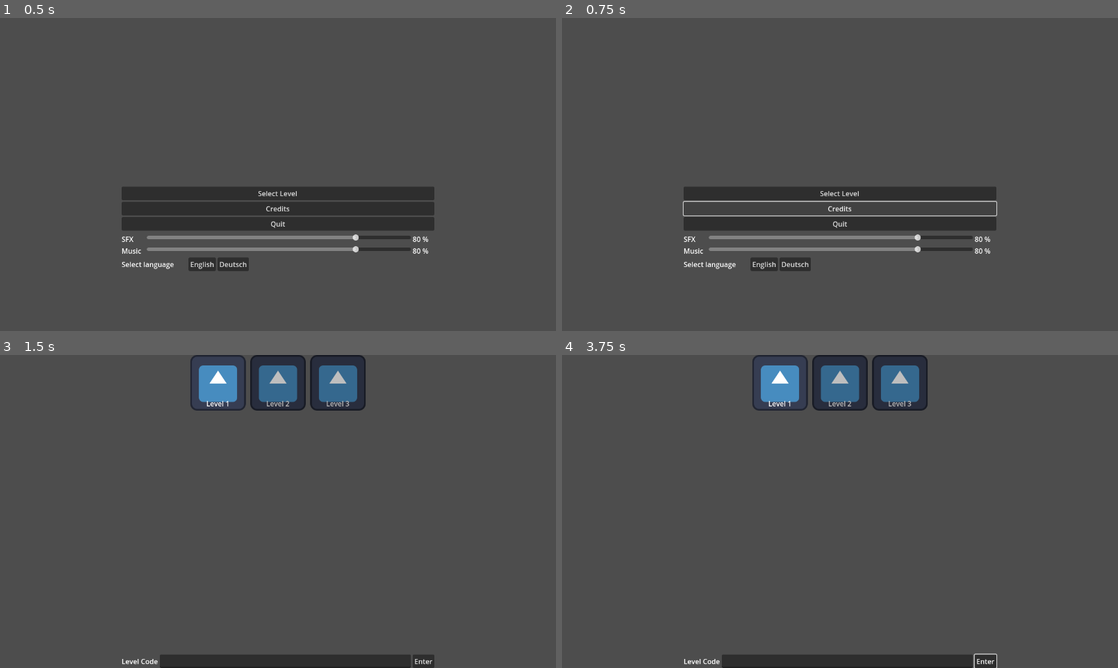
Above: before the commit, frames 1-4 (two rows, left to right).
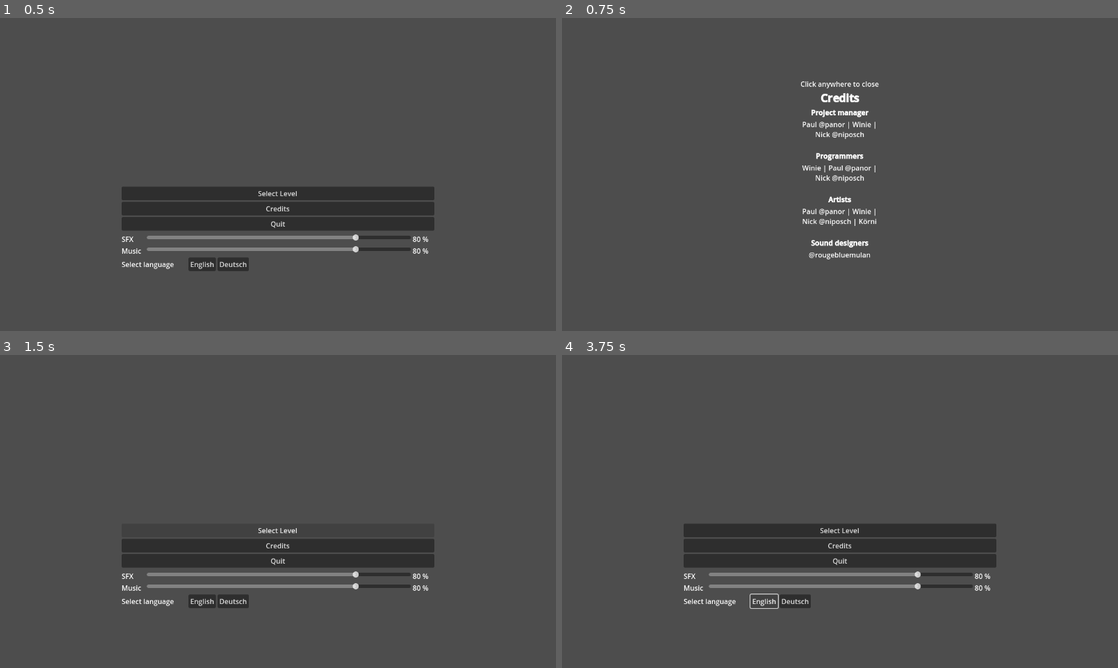
Above: after the commit, the same moments.

Repository: panorb/ludum-dare-56
Game: Godot game, scene res://world.tscn
The game is run twice, just before and just after one commit, with the same random seed, the same clock (stepped at 60 frames per second) and the same inputs. The engine's default icon, where the game draws it, is replaced by a stand-in: a white triangle on a blue panel in a dark square.
Inputs (mouse positions are in pixels of both pictures, inside the frame that each line leads up to):
- Up to frame 1 (0.5 s): no input
- Up to frame 2 (0.75 s): click "Credits" at 0.5 s
- Up to frame 3 (1.5 s): click (278, 530) at 1.25 s, where only the run before the commit has a clickable "Select Level"
- Up to frame 4 (3.75 s): click (984, 661) at 2 s, where only the run before the commit has a clickable "Enter"; click (984, 661) at 2.75 s, where only the run before the commit has a clickable "Enter"; click (762, 602) at 3.5 s, where only the run after the commit has a clickable "English"

Frame 1 is identical in both runs. In frame 2, 8.1% of the frame differs, in the area x 21-79%, y 20-81%; in frame 3, 13%; in frame 4, 15%, in the area x 21-79%, y 0-100%.

Commit message:
Add credits

Diff:
--- /dev/null
+++ b/godot/gui/credits/credits.gd
@@ -0,0 +1,29 @@
+class_name CreditsScene extends Control
+
+const credits_persons := preload("res://gui/credits/credits.json")
+
+@onready var main_v_box_container := %MainVBoxContainer
+
+signal  show_main_menu
+
+func _ready():
+	if credits_persons.data is Dictionary:
+		var persons = credits_persons.data as Dictionary
+		for task_key in persons:
+			var person_names := PackedStringArray(persons[task_key])
+
+			var task_rich_text_label = RichTextLabel.new()
+			task_rich_text_label.text = "[center][b]%s[/b][/center]" % tr(task_key)
+			task_rich_text_label.bbcode_enabled = true
+			task_rich_text_label.fit_content = true
+			main_v_box_container.add_child(task_rich_text_label)
+
+			var person_names_rich_text_label := RichTextLabel.new()
+			person_names_rich_text_label.text = "[center]%s[/center]\n " % " | ".join(person_names)
+			person_names_rich_text_label.bbcode_enabled = true
+			person_names_rich_text_label.fit_content = true
+			main_v_box_container.add_child(person_names_rich_text_label)
+
+func _input(event: InputEvent) -> void:
+	if event is InputEventMouseButton:
+		show_main_menu.emit()
--- /dev/null
+++ b/godot/gui/credits/credits.json
@@ -0,0 +1,21 @@
+{
+	"PROJECT_MANAGER": [
+		"Paul @panor",
+		"Winie",
+		"Nick @niposch"
+	],
+	"PROGRAMMERS": [
+		"Winie",
+		"Paul @panor",
+		"Nick @niposch"
+	],
+	"ARTISTS": [
+		"Paul @panor",
+		"Winie",
+		"Nick @niposch",
+		"Körni"
+	],
+	"SOUND_DESIGNERS": [
+		"@rougebluemulan"
+	],
+}
--- /dev/null
+++ b/godot/gui/credits/credits.tscn
@@ -0,0 +1,31 @@
+[gd_scene load_steps=2 format=3 uid="uid://qp4xpctlgjvb"]
+
+[ext_resource type="Script" path="res://gui/credits/credits.gd" id="1_bmpwl"]
+
+[node name="Credits" type="AspectRatioContainer"]
+anchors_preset = 15
+anchor_right = 1.0
+anchor_bottom = 1.0
+grow_horizontal = 2
+grow_vertical = 2
+size_flags_vertical = 3
+script = ExtResource("1_bmpwl")
+
+[node name="MainVBoxContainer" type="VBoxContainer" parent="."]
+unique_name_in_owner = true
+layout_mode = 2
+size_flags_horizontal = 4
+size_flags_vertical = 4
+alignment = 1
+
+[node name="Label" type="Label" parent="MainVBoxContainer"]
+layout_mode = 2
+size_flags_vertical = 1
+text = "CLICK_ANYWHERE_TO_CLOSE"
+
+[node name="RichTextLabel" type="RichTextLabel" parent="MainVBoxContainer"]
+layout_mode = 2
+size_flags_vertical = 4
+bbcode_enabled = true
+text = "[font_size=25][center][b]Credits[/b][/center][/font_size]"
+fit_content = true
--- a/godot/gui/main_menu.gd
+++ b/godot/gui/main_menu.gd
@@ -4,6 +4,7 @@
 signal change_language
 signal sfx_value_changed
 signal music_value_changed
+signal show_credits
 
 @onready var level_button := %LevelButton
 @onready var credits_button := %CreditsButton
@@ -20,6 +21,7 @@
 
 func _ready() -> void:
 	level_button.pressed.connect(_emit_show_levels);
+	%CreditsButton.pressed.connect(func(): show_credits.emit())
 	select_english_button.pressed.connect(func(): change_language.emit('en'))
 	select_german_button.pressed.connect(func(): change_language.emit('de'))
 
--- a/godot/translations.csv
+++ b/godot/translations.csv
@@ -17,3 +17,8 @@
 LEVEL_CODE_BUTTON,"Enter","Einlösen"
 LEVEL_BUTTON,"Select Level","Level Auswählen"
 LEVEL_LOCKED,"Level is locked.\nPlay other level.","Das Level ist noch gesperrt.\n Bitte spielen ein freigeschaltetes Level."
+PROJECT_MANAGER,"Project manager","Projektmanager"
+PROGRAMMERS,"Programmers","Programmierer"
+ARTISTS,"Artists","Künstler"
+SOUND_DESIGNERS,"Sound designers","Sounddesigner"
+VFX,"VFX artists","VFX-Künstler"
--- a/godot/world.gd
+++ b/godot/world.gd
@@ -5,6 +5,7 @@
 const LEVEL_SCENE := 'level'
 const LOSE_SCENE := 'lose'
 const WIN_SCENE := 'win'
+const CREDITS_SCENE := 'credits'
 
 const LANGUAGE_ENGLISH := 'en'
 const LANGUAGE_GERMAN := 'de'
@@ -21,6 +22,7 @@
 	MAIN_MENU_SCENE: preload('res://gui/main_menu.tscn'),
 	GAME_SCENE: preload('res://game/game.tscn'),
 	LEVEL_SCENE: preload('res://gui/level_menu/level_scene.tscn'),
+	CREDITS_SCENE: preload("res://gui/credits/credits.tscn"),
 	LOSE_SCENE: null, #preload('res://gui/end_screen/lose/lose_screen.tscn'),
 	WIN_SCENE: null, # preload("res://gui/end_screen/win/win_screen.tscn"),
 }
@@ -87,6 +89,7 @@
 	main_menu_scene.sfx_value_changed.connect(func(volume_percent: float): self.sfx_sound_value=volume_percent)
 	main_menu_scene.music_value_changed.connect(func(volume_percent: float): self.music_sound_value=volume_percent)
 	main_menu_scene.show_levels.connect(_on_show_select_level)
+	main_menu_scene.show_credits.connect(self._on_show_credits)
 
 	return main_menu_scene
 
@@ -114,3 +117,10 @@
 	level_select_scene.unlock_level_till.connect(func(unlocking_level): self.level = max(self.level,unlocking_level))
 
 	return level_select_scene
+
+func _on_show_credits() -> CreditsScene:
+	var credits_scene = self._set_current_scene(CREDITS_SCENE) as CreditsScene
+
+	credits_scene.show_main_menu.connect(self._on_show_main_menu)
+
+	return credits_scene
